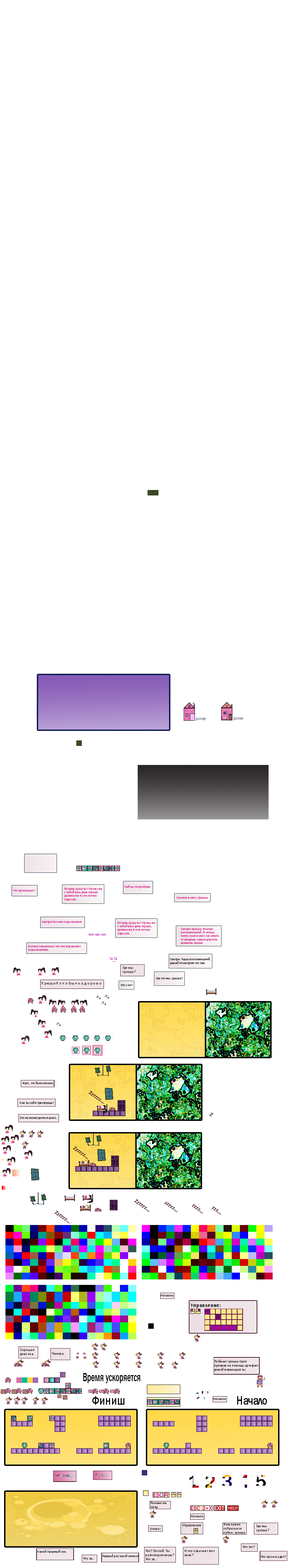
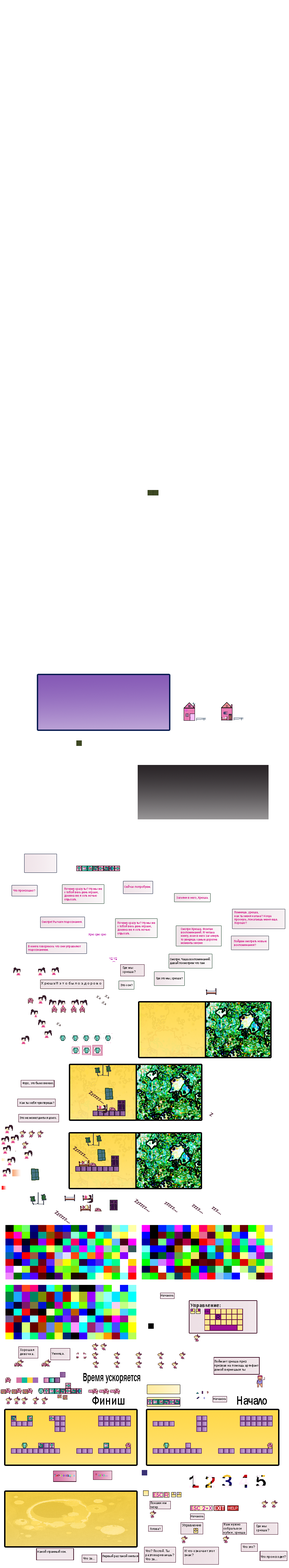
Comparing the layer stacks of the two 289px x 1568px images. Changes:
added layer "Помнишь ,хрюша, как ты меня катала? Когда проснусь, покатаешь м" above "Сейчас попробуем." over (234, 911, 278, 925)
added layer "Пойдем смотреть новые воспоминания?" above "Слой 16" over (233, 939, 267, 946)
added layer "Слой 15 копия" above "Слой 15" over (231, 936, 269, 950)
added layer "Слой 15" above "Фон" over (232, 909, 285, 929)
